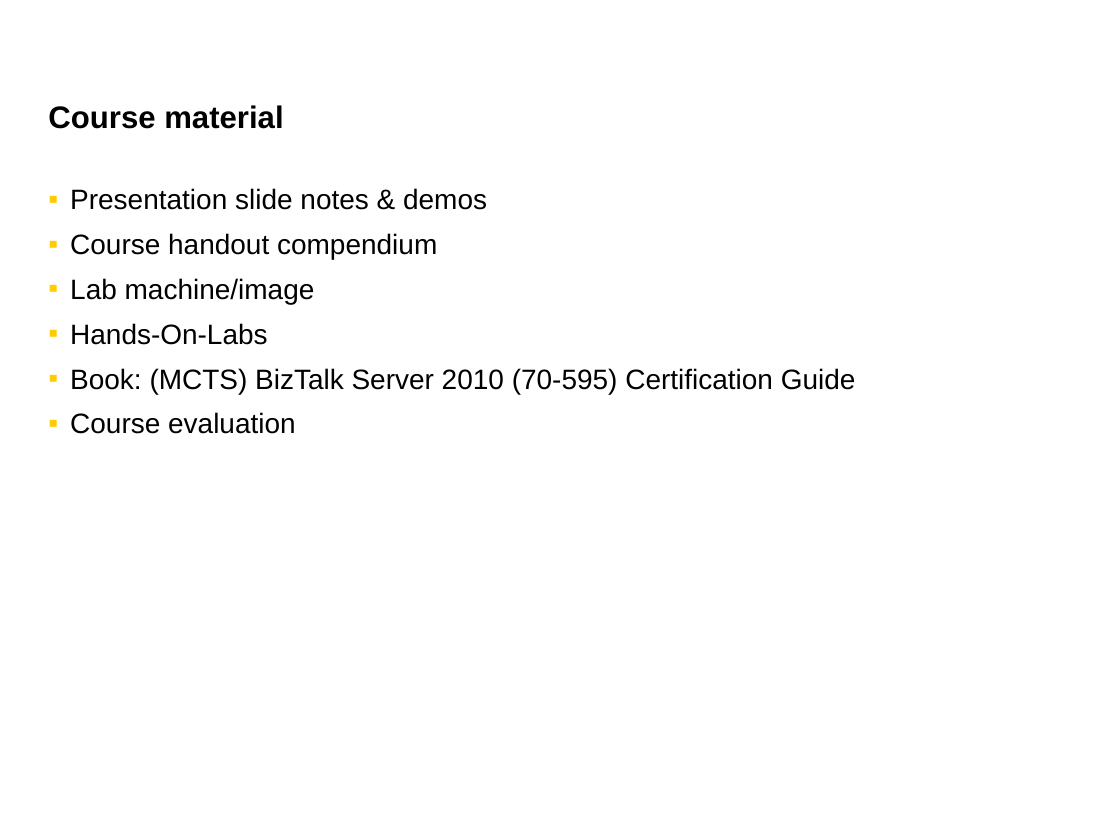
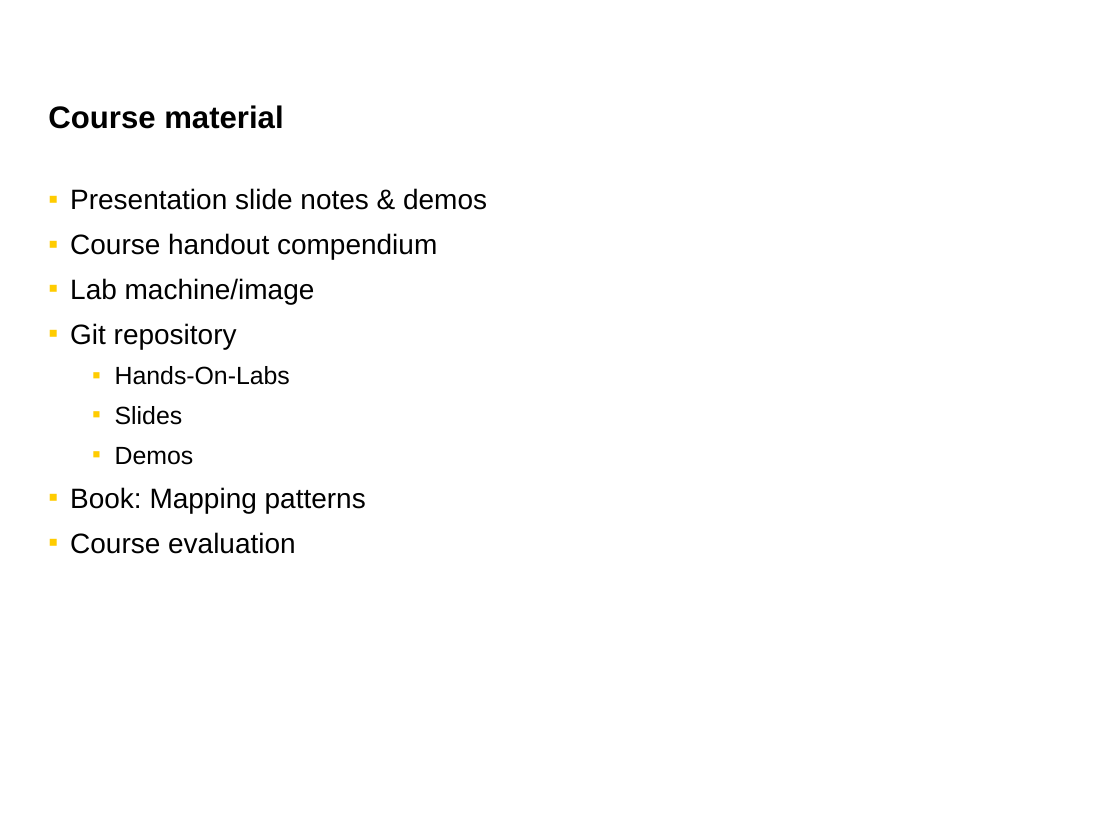
Before and after one commit to johan-jeh/BizTalk-Server---Developing-Integration-Solutions, a slide deck: slide 10 of Slides/Module 0 - Start.pptx (slide 9 before the commit). Drawn at 1120x840 pixels with LibreOffice and Linux fonts; fonts in the diff are those of the drawing. Boxes give left, top, right and bottom in pixels: in the first picture for what was removed or moved away, otherwise in the second. Text is boxed around its words. In the diff, an @@ line names an element or a change of style, - is before the commit and + after.

```diff
--- a/Slides/Module 0 - Start.pptx
+++ b/Slides/Module 0 - Start.pptx
@@ text at (x1=70, y1=323, x2=237, y2=349): paragraph added @@
+▪ Git repository
@@ text at (x1=115, y1=366, x2=290, y2=385): size 18 to 16 pt in "Hands-On-Labs"; list level 1 to 2 in "Hands-On-Labs" @@
@@ text at (x1=70, y1=406, x2=366, y2=513): text changed @@
-▪ Book: (MCTS) BizTalk Server 2010 (70-595) Certification Guide
+  ▪ Slides
+  ▪ Demos
+▪ Book: Mapping patterns
```
Also in this commit, not shown: 2 other slides changed, 1 slide added, 4 other files.
